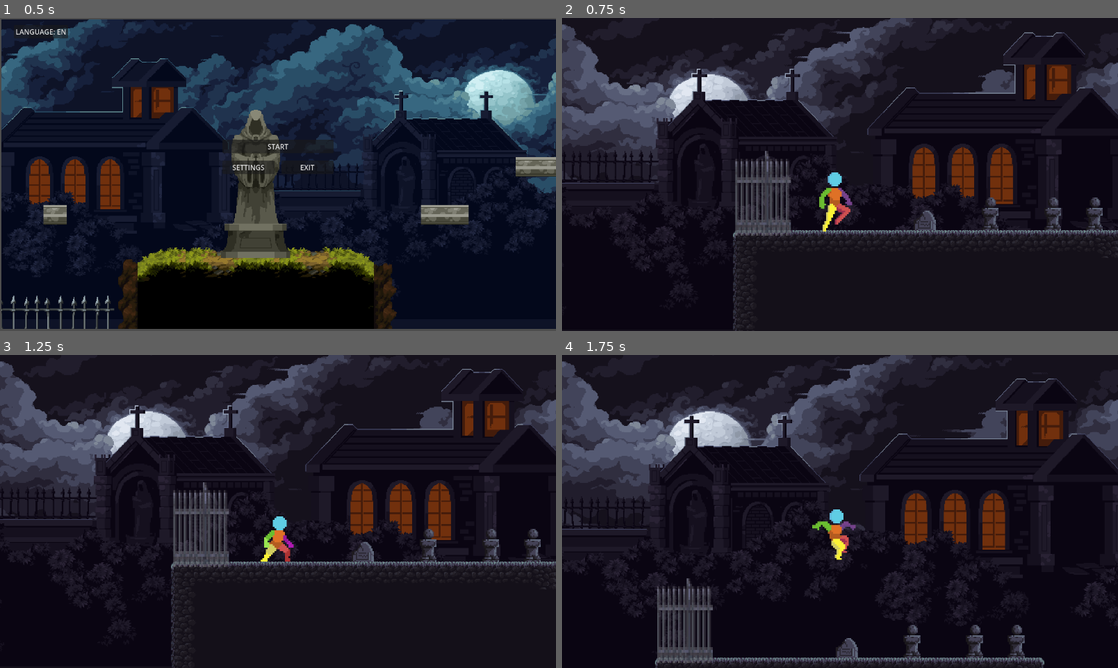
Above: before the commit, frames 1-4 (two rows, left to right).
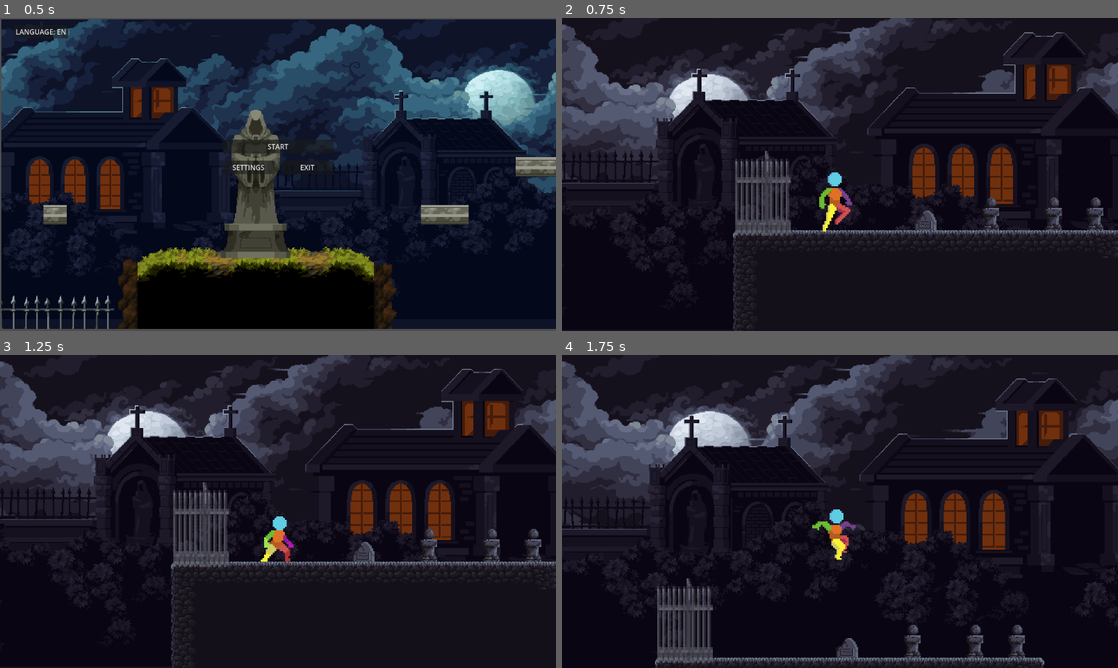
Above: after the commit, the same moments.

Repository: Raphaeldk4/IntoDarkness
Game: Godot game, scene res://scenes/main_menu.tscn
Two runs of this game, one before a commit and one after it. Both use one fixed random seed, a clock stepped at 60 frames per second and the inputs below.
Inputs:
- Up to frame 1 (0.5 s): no input
- Up to frame 2 (0.75 s): click "START" at 0.5 s
- Up to frame 3 (1.25 s): no input
- Up to frame 4 (1.75 s): tap Enter (ui_accept) at 1.25, 1.52 s; hold D (Right) from 1.28 s (still down)

Frame 1 is identical in both runs. In frame 2, less than 0.1% of the frame differs, in the area x 63-98%, y 57-68%; in frame 3, less than 0.1%; in frame 4, less than 0.1%, in the area x 49-84%, y 86-97%.

Commit message:
deuxieme

Diff:
--- a/scenes/game.tscn
+++ b/scenes/game.tscn
@@ -369,7 +369,7 @@
 [node name="Background2" parent="." instance=ExtResource("1_ml8b5")]
 
 [node name="Background" type="TileMap" parent="."]
-position = Vector2(-89.2, 81)
+position = Vector2(-88.2, 81)
 scale = Vector2(3, 3)
 tile_set = SubResource("TileSet_a6hee")
 format = 2
--- a/sprites/items/tombStone.tscn
+++ b/sprites/items/tombStone.tscn
@@ -3,7 +3,7 @@
 [ext_resource type="Texture2D" uid="uid://cg17rhvj8n5eg" path="res://sprites/items/tomb2.png" id="1_2i4or"]
 
 [sub_resource type="RectangleShape2D" id="RectangleShape2D_kdvkk"]
-size = Vector2(20, 42)
+size = Vector2(32, 48)
 
 [node name="StaticBody2D" type="StaticBody2D"]
 
